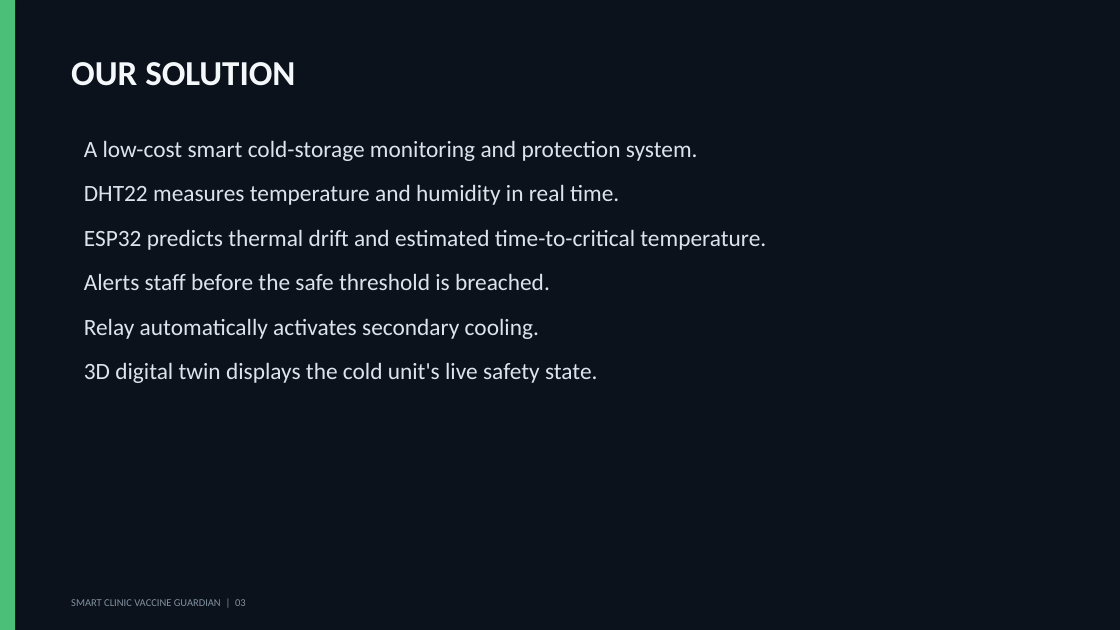
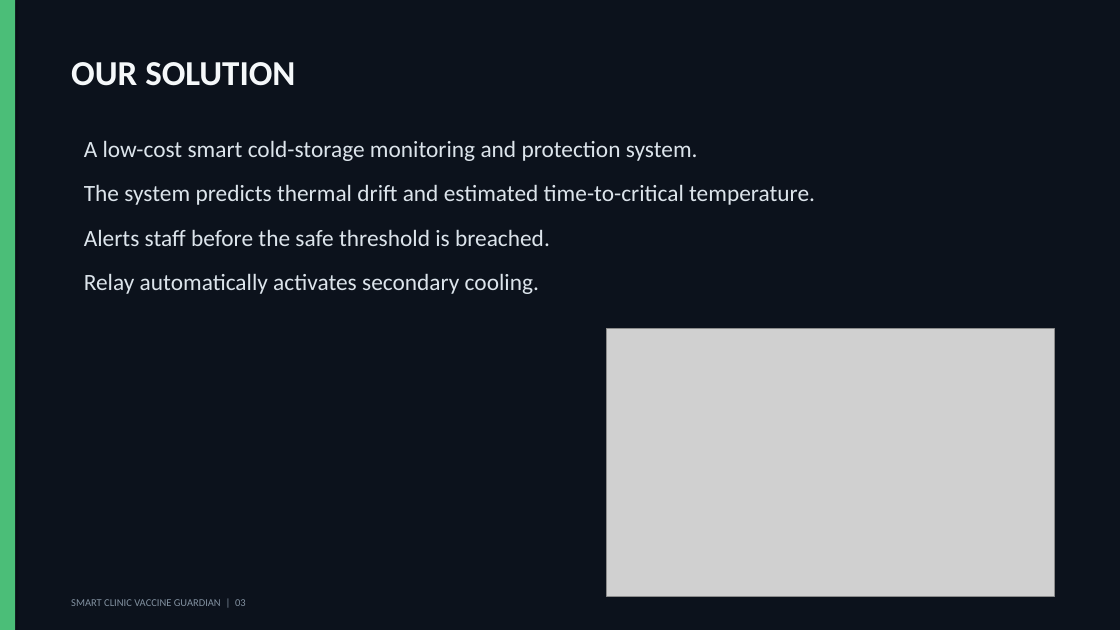
Before and after one commit to CodexHub-hack/codexhub, a slide deck: slide 3 of Smart_Clinic_Vaccine_Guardian_Pitch.pptx. Drawn at 1120x630 pixels with LibreOffice and Linux fonts; fonts in the diff are those of the drawing; grey boxes stand for pictures. Boxes give left, top, right and bottom in pixels: in the first picture for what was removed or moved away, otherwise in the second. Text is boxed around its words. In the diff, an @@ line names an element or a change of style, - is before the commit and + after.

```diff
--- a/Smart_Clinic_Vaccine_Guardian_Pitch.pptx
+++ b/Smart_Clinic_Vaccine_Guardian_Pitch.pptx
@@ text at (84,184,815,205): text changed @@
-DHT22 measures temperature and humidity in real time.
-ESP32 predicts thermal drift and estimated time-to-critical temperature.
+The system predicts thermal drift and estimated time-to-critical temperature.
@@ picture added at (607,329,1054,597) @@
@@ text at (84,362,598,383): paragraph removed @@
-3D digital twin displays the cold unit's live safety state.
```
Also in this commit, not shown: 3 other slides changed, 1 slide added, 4 slides removed.
